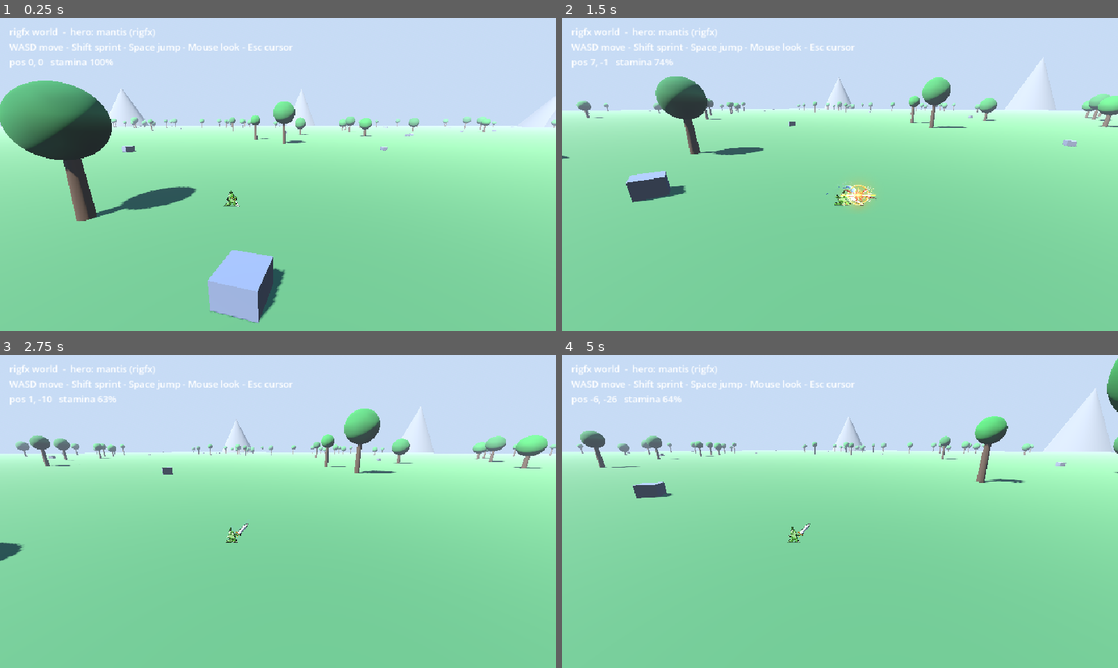
Above: before the commit, frames 1-4 (two rows, left to right).
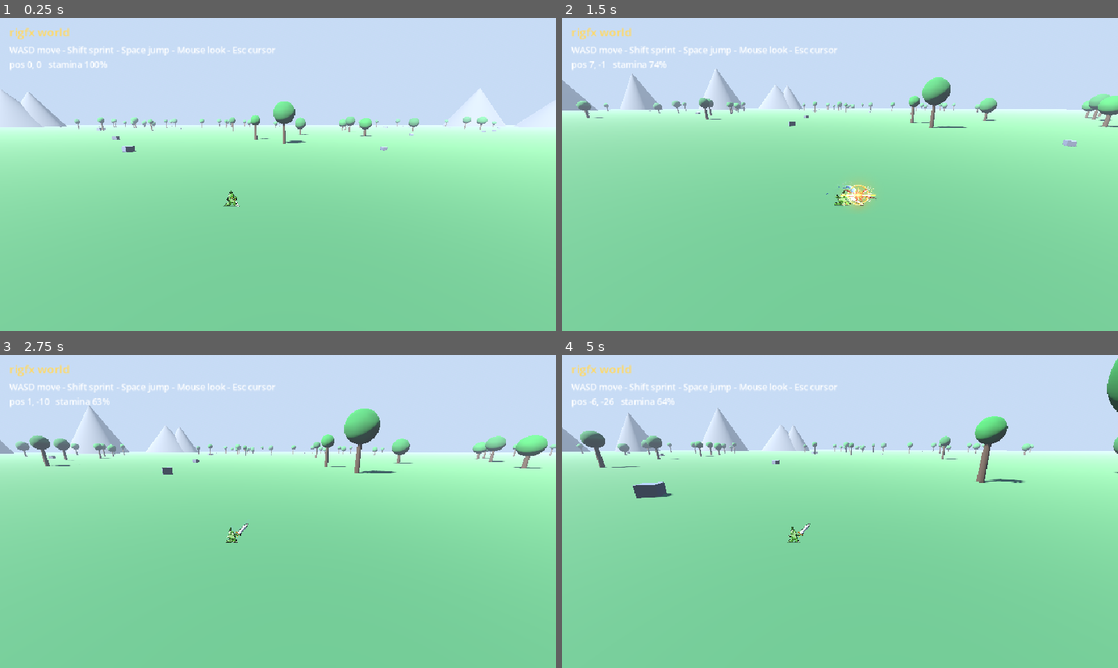
Above: after the commit, the same moments.

Repository: balmacefa/rigfx
Game: Godot game, scene res://World.tscn
Same seed, same stepped clock (60 frames per second), same inputs: the game is played once before the commit and once after it.
Inputs (mouse positions are in pixels of both pictures, inside the frame that each line leads up to):
- Up to frame 1 (0.25 s): no input
- Up to frame 2 (1.5 s): tap Enter at 0.5 s; move the mouse to (962, 158) at 0.52 s; hold D 0.53-1.28 s; hold Shift 0.53-1.28 s; click (962, 158) at 0.67 s; tap Space at 0.77 s; move the mouse to (812, 174) at 1.27 s; hold W from 1.28 s (still down); tap Shift at 1.35 s
- Up to frame 3 (2.75 s): keep holding W; tap Space at 1.52 s; move the mouse to (289, 505) at 2.02 s; hold Shift from 2.03 s (still down)
- Up to frame 4 (5 s): keep holding W; move the mouse to (834, 517) at 2.77 s; release Shift at 2.78 s; tap Shift at 2.85, 4.35 s; tap Space at 3.02, 3.77, 4.52 s; move the mouse to (878, 514) at 3.52 s; hold Shift 3.53-4.28 s; move the mouse to (795, 508) at 4.27 s

The runs differ from the first frame. In frame 1, 9.6% of the frame differs, in the area x 0-100%, y 3-98%; in frame 2, 4.5%; in frame 3, 2.2%; in frame 4, 2.7%.

Commit message:
godot: rigfx open-world, main character is a rigfx character (mantis sprite)

Diff:
--- a/godot-game/World.gd
+++ b/godot-game/World.gd
@@ -1,7 +1,9 @@
 extends Node3D
-# rigfx world — open-world explorer whose MAIN CHARACTER is a rigfx pixel-art
-# character (billboard sprite built from the generated frames in res://char/).
-
+# rigfx world — DATA-DRIVEN. The world is fetched at runtime from an n8n webhook
+# (world.json). The EGM system edits that JSON; reloading the page shows the new
+# world with NO rebuild/redeploy. Main character is a rigfx pixel-art billboard.
+
+const WORLD_URL := "https://n8n-public.balmacefa.com/webhook/rigfx-world"
 const SPEED := 6.0
 const SPRINT := 11.0
 const JUMP := 7.5
@@ -15,23 +17,54 @@
 var pitch := -0.25
 var stamina := 1.0
 var hud: Label
+var banner: Label
 var rng := RandomNumberGenerator.new()
+var http: HTTPRequest
+var content_root: Node3D
 
 func _ready() -> void:
-	rng.seed = 1337
-	_setup_env()
+	_setup_env_default()
 	_setup_ground()
-	_scatter_world()
 	_setup_player()
 	_setup_hud()
-
-func _mat(c: Color) -> StandardMaterial3D:
+	content_root = Node3D.new()
+	add_child(content_root)
+	http = HTTPRequest.new()
+	add_child(http)
+	http.request_completed.connect(_on_world)
+	var err := http.request(WORLD_URL)
+	if err != OK:
+		_build_world(_defaults())
+
+func _mat(c: Color, emis := false) -> StandardMaterial3D:
 	var m := StandardMaterial3D.new()
 	m.albedo_color = c
 	m.roughness = 0.9
+	if emis:
+		m.emission_enabled = true
+		m.emission = c
+		m.emission_energy_multiplier = 2.0
 	return m
 
-func _setup_env() -> void:
+func _col(a) -> Color:
+	if a is Array and a.size() >= 3:
+		return Color(a[0], a[1], a[2])
+	return Color(0.6, 0.6, 0.6)
+
+func _defaults() -> Dictionary:
+	return {"trees": 160, "rocks": 60, "mountains": 10, "size": 240,
+		"env": {"fog": 0.0022, "sky_top": [0.30, 0.55, 0.95], "ground": [0.33, 0.52, 0.28]},
+		"entities": [], "signs": [], "message": "rigfx world"}
+
+func _on_world(_r: int, code: int, _h: PackedStringArray, body: PackedByteArray) -> void:
+	var data := _defaults()
+	if code == 200:
+		var j = JSON.parse_string(body.get_string_from_utf8())
+		if j is Dictionary:
+			data = j
+	_build_world(data)
+
+func _setup_env_default() -> void:
 	var we := WorldEnvironment.new()
 	var env := Environment.new()
 	var sky := Sky.new()
@@ -54,14 +87,16 @@
 	sun.light_energy = 1.1
 	sun.shadow_enabled = true
 	add_child(sun)
+	we.name = "WE"
 
 func _setup_ground() -> void:
 	var body := StaticBody3D.new()
 	var mi := MeshInstance3D.new()
 	var pm := PlaneMesh.new()
-	pm.size = Vector2(600, 600)
+	pm.size = Vector2(800, 800)
 	mi.mesh = pm
 	mi.material_override = _mat(Color(0.33, 0.52, 0.28))
+	mi.name = "GroundMesh"
 	body.add_child(mi)
 	var col := CollisionShape3D.new()
 	col.shape = WorldBoundaryShape3D.new()
@@ -86,7 +121,7 @@
 	leaves.position = Vector3(0, h + sp.radius * 0.5, 0)
 	leaves.material_override = _mat(Color(0.18, 0.45 + rng.randf() * 0.15, 0.2))
 	root.add_child(leaves)
-	add_child(root)
+	content_root.add_child(root)
 
 func _rock(pos: Vector3) -> void:
 	var mi := MeshInstance3D.new()
@@ -97,7 +132,7 @@
 	mi.position = pos + Vector3(0, s * 0.35, 0)
 	mi.rotation.y = rng.randf() * TAU
 	mi.material_override = _mat(Color(0.5, 0.5, 0.52))
-	add_child(mi)
+	content_root.add_child(mi)
 
 func _mountain(pos: Vector3) -> void:
 	var mi := MeshInstance3D.new()
@@ -107,18 +142,90 @@
 	mi.mesh = cm
 	mi.position = pos + Vector3(0, cm.height * 0.5, 0)
 	mi.material_override = _mat(Color(0.42, 0.40, 0.38))
-	add_child(mi)
-
-func _scatter_world() -> void:
-	for i in 180:
-		var p := Vector3(rng.randf_range(-240, 240), 0, rng.randf_range(-240, 240))
+	content_root.add_child(mi)
+
+func _label3d(pos: Vector3, text: String, color: Color) -> void:
+	var l := Label3D.new()
+	l.text = text
+	l.position = pos
+	l.font_size = 48
+	l.pixel_size = 0.02
+	l.modulate = color
+	l.billboard = BaseMaterial3D.BILLBOARD_ENABLED
+	l.no_depth_test = false
+	l.outline_size = 12
+	content_root.add_child(l)
+
+func _entity(e: Dictionary) -> void:
+	var pos := Vector3(float(e.get("pos", [0, 0])[0]), 0, float(e.get("pos", [0, 0])[1]))
+	var kind := String(e.get("kind", "pillar"))
+	var color := _col(e.get("color", [0.8, 0.7, 0.3]))
+	if kind == "campfire":
+		var light := OmniLight3D.new()
+		light.position = pos + Vector3(0, 1.2, 0)
+		light.light_color = Color(1.0, 0.6, 0.2)
+		light.omni_range = 14.0
+		light.light_energy = 3.0
+		content_root.add_child(light)
+		var logs := MeshInstance3D.new()
+		var bm := BoxMesh.new(); bm.size = Vector3(1.2, 0.4, 1.2)
+		logs.mesh = bm; logs.position = pos + Vector3(0, 0.2, 0)
+		logs.material_override = _mat(Color(0.3, 0.18, 0.1))
+		content_root.add_child(logs)
+	elif kind == "crystal":
+		var mi := MeshInstance3D.new()
+		var pm := PrismMesh.new(); pm.size = Vector3(1.4, 4.0, 1.4)
+		mi.mesh = pm; mi.position = pos + Vector3(0, 2.0, 0)
+		mi.material_override = _mat(color, true)
+		content_root.add_child(mi)
+	elif kind == "npc":
+		var mi := MeshInstance3D.new()
+		var cap := CapsuleMesh.new(); cap.radius = 0.4; cap.height = 1.8
+		mi.mesh = cap; mi.position = pos + Vector3(0, 0.9, 0)
+		mi.material_override = _mat(color)
+		content_root.add_child(mi)
+	else:  # pillar / tower
+		var mi := MeshInstance3D.new()
+		var bm := BoxMesh.new(); bm.size = Vector3(2.0, float(e.get("height", 8)), 2.0)
+		mi.mesh = bm; mi.position = pos + Vector3(0, float(e.get("height", 8)) * 0.5, 0)
+		mi.material_override = _mat(color)
+		content_root.add_child(mi)
+	if e.has("label"):
+		_label3d(pos + Vector3(0, 3.2, 0), String(e["label"]), Color(1, 1, 0.8))
+
+func _build_world(data: Dictionary) -> void:
+	for c in content_root.get_children():
+		c.queue_free()
+	var env_d: Dictionary = data.get("env", {})
+	var we := get_node_or_null("WE") as WorldEnvironment
+	if we and we.environment:
+		if env_d.has("fog"):
+			we.environment.fog_density = float(env_d["fog"])
+		if env_d.has("sky_top") and we.environment.sky:
+			(we.environment.sky.sky_material as ProceduralSkyMaterial).sky_top_color = _col(env_d["sky_top"])
+	var gm := get_node_or_null("StaticBody3D/GroundMesh")
+	if env_d.has("ground") and gm:
+		(gm as MeshInstance3D).material_override = _mat(_col(env_d["ground"]))
+	var size := float(data.get("size", 240))
+	var seed_v := int(data.get("seed", 1337))
+	rng.seed = seed_v
+	for i in int(data.get("trees", 160)):
+		var p := Vector3(rng.randf_range(-size, size), 0, rng.randf_range(-size, size))
 		if p.length() < 8: continue
 		_tree(p)
-	for i in 70:
-		_rock(Vector3(rng.randf_range(-240, 240), 0, rng.randf_range(-240, 240)))
-	for i in 10:
+	for i in int(data.get("rocks", 60)):
+		_rock(Vector3(rng.randf_range(-size, size), 0, rng.randf_range(-size, size)))
+	for i in int(data.get("mountains", 10)):
 		var a := rng.randf() * TAU
-		_mountain(Vector3(cos(a) * 320, 0, sin(a) * 320))
+		_mountain(Vector3(cos(a) * (size + 80), 0, sin(a) * (size + 80)))
+	for e in data.get("entities", []):
+		if e is Dictionary: _entity(e)
+	for s in data.get("signs", []):
+		if s is Dictionary:
+			var sp := Vector3(float(s.get("pos", [0, 0])[0]), 2.2, float(s.get("pos", [0, 0])[1]))
+			_label3d(sp, String(s.get("text", "?")), Color(1, 0.9, 0.5))
+	if banner:
+		banner.text = String(data.get("message", "rigfx world"))
 
 func _setup_player() -> void:
 	player = CharacterBody3D.new()
@@ -129,15 +236,13 @@
 	col.shape = cs
 	col.position = Vector3(0, 0.9, 0)
 	player.add_child(col)
-	# rigfx hero billboard built from generated frames
 	var frames := SpriteFrames.new()
 	frames.add_animation("run")
 	frames.set_animation_speed("run", 14.0)
 	frames.set_animation_loop("run", true)
 	for i in FRAMES:
 		var tex := load("res://char/f%d.png" % i) as Texture2D
-		if tex:
-			frames.add_frame("run", tex)
+		if tex: frames.add_frame("run", tex)
 	hero = AnimatedSprite3D.new()
 	hero.sprite_frames = frames
 	hero.animation = "run"
@@ -163,10 +268,16 @@
 func _setup_hud() -> void:
 	var cl := CanvasLayer.new()
 	add_child(cl)
+	banner = Label.new()
+	banner.position = Vector2(16, 10)
+	banner.text = "rigfx world (loading...)"
+	banner.add_theme_color_override("font_color", Color(1, 0.85, 0.4))
+	banner.add_theme_font_size_override("font_size", 20)
+	cl.add_child(banner)
 	hud = Label.new()
-	hud.position = Vector2(16, 12)
+	hud.position = Vector2(16, 44)
 	hud.add_theme_color_override("font_color", Color(1, 1, 1))
-	hud.add_theme_font_size_override("font_size", 16)
+	hud.add_theme_font_size_override("font_size", 15)
 	cl.add_child(hud)
 
 func _unhandled_input(e: InputEvent) -> void:
@@ -199,4 +310,4 @@
 	player.move_and_slide()
 	hero.speed_scale = 1.6 if sprinting else (1.0 if moving else 0.35)
 	var p := player.global_position
-	hud.text = "rigfx world  -  hero: mantis (rigfx)\nWASD move - Shift sprint - Space jump - Mouse look - Esc cursor\npos %d, %d   stamina %d%%" % [int(p.x), int(p.z), int(stamina * 100)]
+	hud.text = "WASD move - Shift sprint - Space jump - Mouse look - Esc cursor\npos %d, %d   stamina %d%%" % [int(p.x), int(p.z), int(stamina * 100)]
Not shown, changed: site/godot/index.pck
